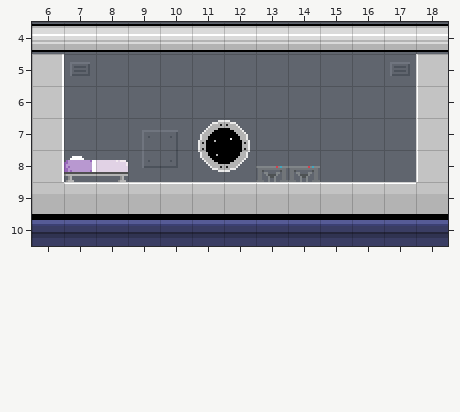
Two states of a Tiled map (JSON), assets/tilemaps/stage-1.json. That is the earlier state.
Cells are 16x16 px. Shown: x 6..18, y 4..10.
The same view after the edit:
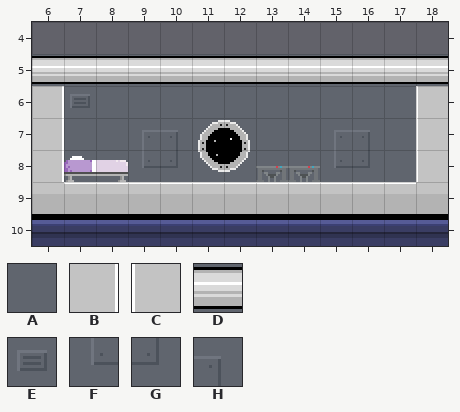
Key: from "interior-1x1-1": A 0, B 13, C 17, D 21, E 24, F 26, G 28, H 29.
_ is an empty cell, # one hidden under a higher layer.
The author wrote: Make living quarters smaller
Change:
Layer "Sky":
y 4: x 6..18 ############# -> _____________
y 5: x 7..17 EAAAAAAAAAE -> ___________
y 6: x 7 A -> E
y 7: x 16 A -> H
y 8: x 15..16 AA -> FG
Layer "Platforms":
y 4: x 6..18 DDDDDDDDDDDDD -> _____________
y 5: x 6..18 B___________C -> DDDDDDDDDDDDD
